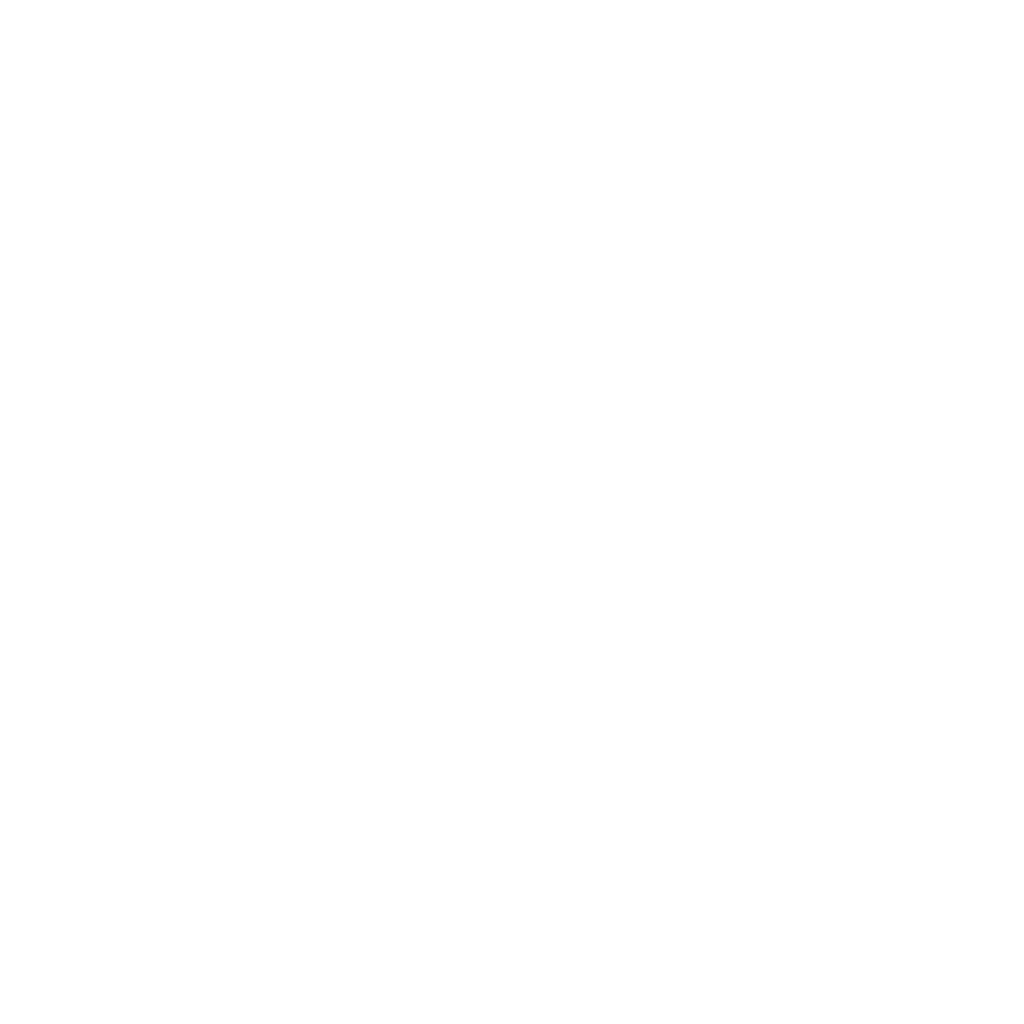
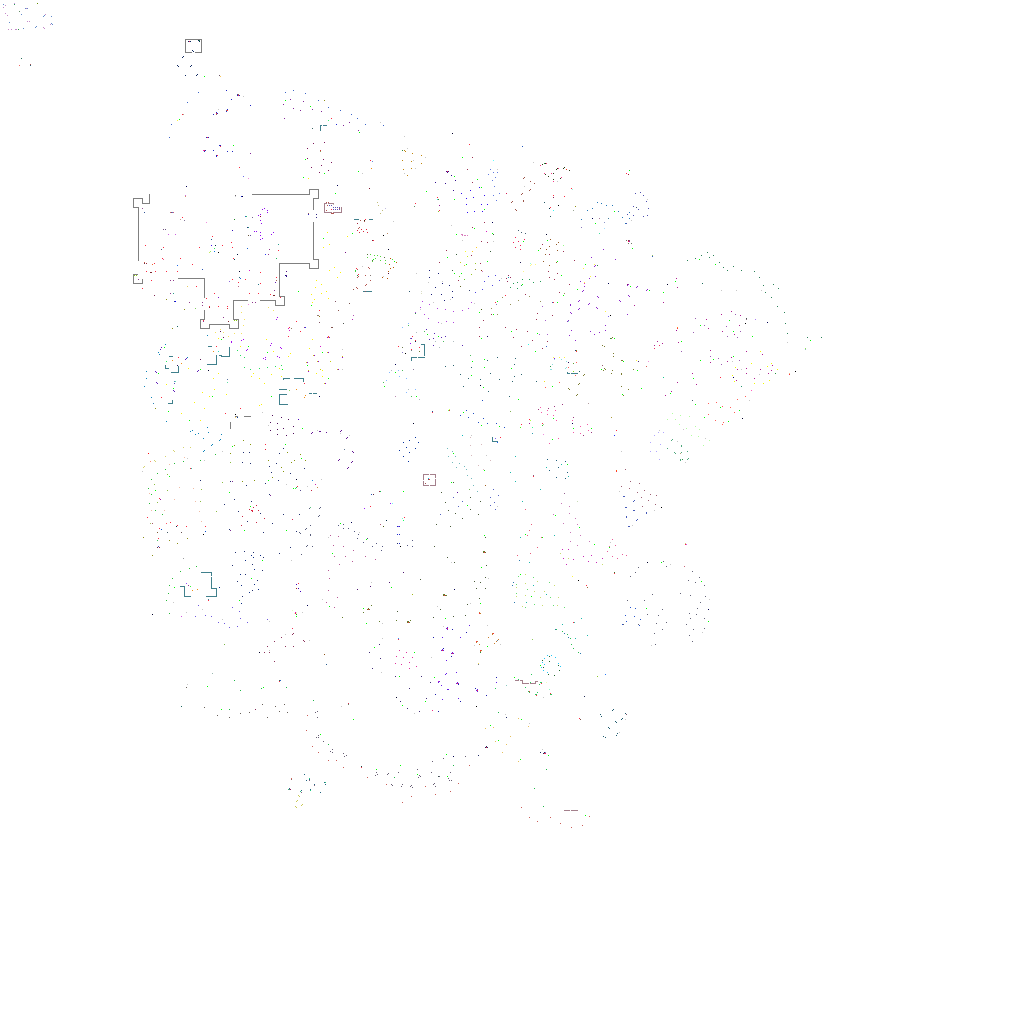
Revision of a layered 1024px x 1024px image; what changed, layer by layer:
showed "stuff", painted on it over [3, 3, 822, 828]
